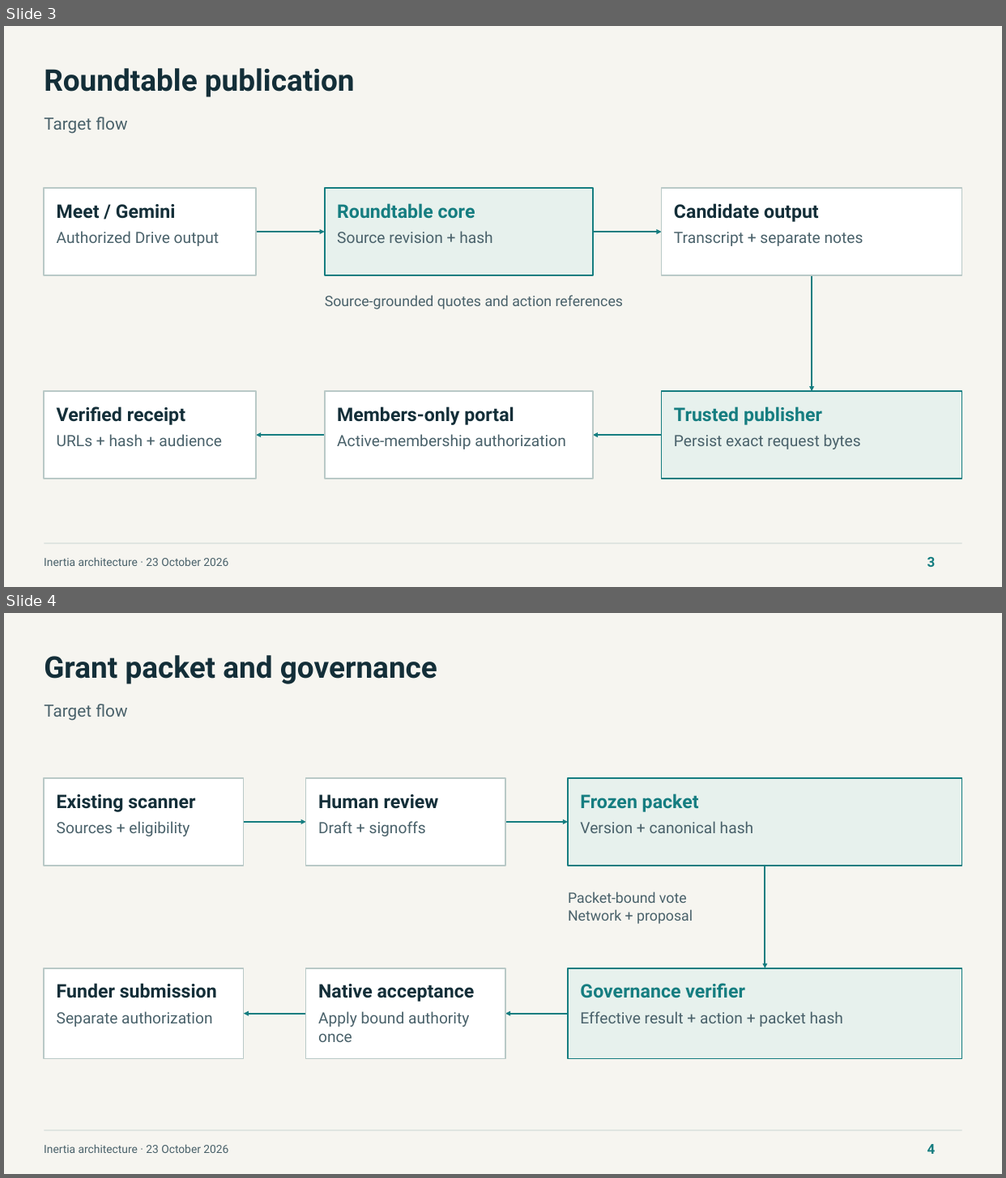
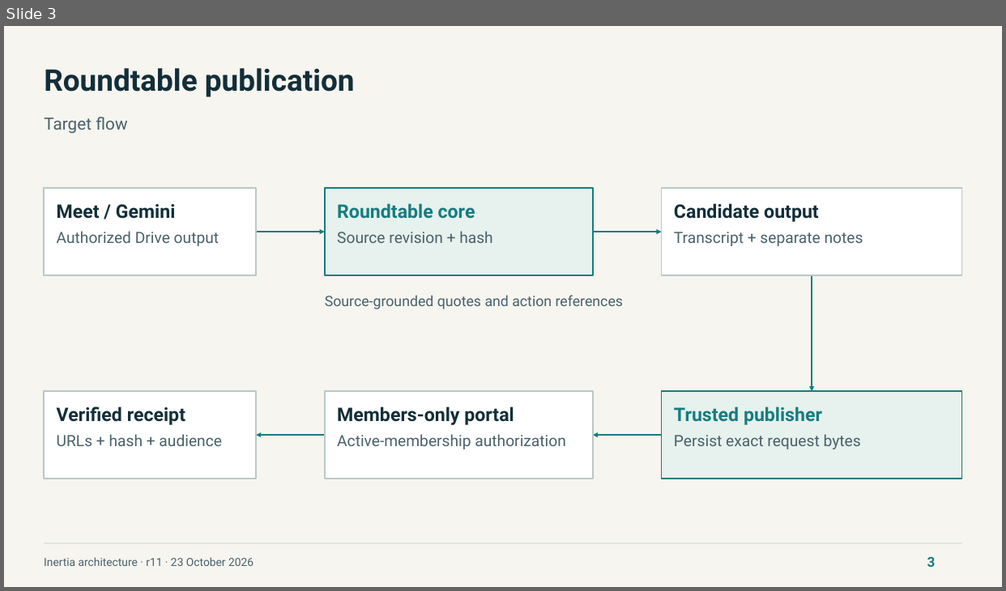
Before and after one commit to NetRxn/Inertia, a slide deck: Inertia-Architecture.pptx. Shown one above the other, each under a label of ours: slides 3 and 4 before the commit, slide 3 after it. The pictures are 1006x1178 and 1006x591 pixels, drawn with LibreOffice and Linux fonts; fonts in the diff are those of the drawing. Boxes give left, top, right and bottom in pixels: in the first picture for what was removed or moved away, otherwise in the second. Text is boxed around its words. In the diff, an @@ line names an element or a change of style, - is before the commit and + after.

```diff
--- a/Inertia-Architecture.pptx
+++ b/Inertia-Architecture.pptx
@@ slide 4 removed at [4,613,1002,1174], background #F6F5F0 @@
@@ text removed at [44,655,437,684] @@
-Grant packet and governance
@@ text removed at [44,704,127,721] @@
-Target flow
@@ rectangle removed at [44,778,244,866] @@
@@ rectangle removed at [305,778,505,866] @@
@@ rectangle removed at [568,778,961,866] @@
@@ text removed at [57,794,195,812] @@
-Existing scanner
@@ text removed at [318,794,439,809] @@
-Human review
@@ text removed at [580,794,699,812] @@
-Frozen packet
@@ text removed at [57,821,189,837] @@
-Sources + eligibility
@@ arrow removed from (244, 822) to (305, 822) @@
@@ text removed at [318,821,426,837] @@
-Draft + signoffs
@@ arrow removed from (505, 822) to (568, 822) @@
@@ text removed at [580,821,753,833] @@
-Version + canonical hash
@@ arrow removed from (765, 866) to (765, 969) @@
@@ text removed at [568,892,692,924] @@
-Packet-bound vote
-Network + proposal
@@ rectangle removed at [44,969,244,1059] @@
@@ rectangle removed at [305,969,505,1059] @@
@@ rectangle removed at [568,969,961,1059] @@
@@ text removed at [57,983,217,999] @@
-Funder submission
@@ text removed at [318,984,475,1002] @@
-Native acceptance
@@ text removed at [580,983,745,999] @@
-Governance verifier
@@ text removed at [57,1012,212,1027] @@
-Separate authorization
@@ arrow removed from (305, 1013) to (244, 1013) @@
@@ text removed at [318,1012,469,1042] @@
-Apply bound authority once
@@ arrow removed from (568, 1013) to (505, 1013) @@
@@ text removed at [580,1012,843,1027] @@
-Effective result + action + packet hash
@@ text removed at [44,1144,228,1153] @@
-Inertia architecture · 23 October 2026
@@ line removed from (44, 1131) to (961, 1131) @@
@@ text removed at [927,1144,936,1154] @@
-4
@@ slide 3 changed as well @@
@@ text at [44,557,253,566]: text changed @@
-Inertia architecture · 23 October 2026
+Inertia architecture · r11 · 23 October 2026
```
Also in this commit, not shown: 6 other slides changed, 1 slide added, 14 other files.
